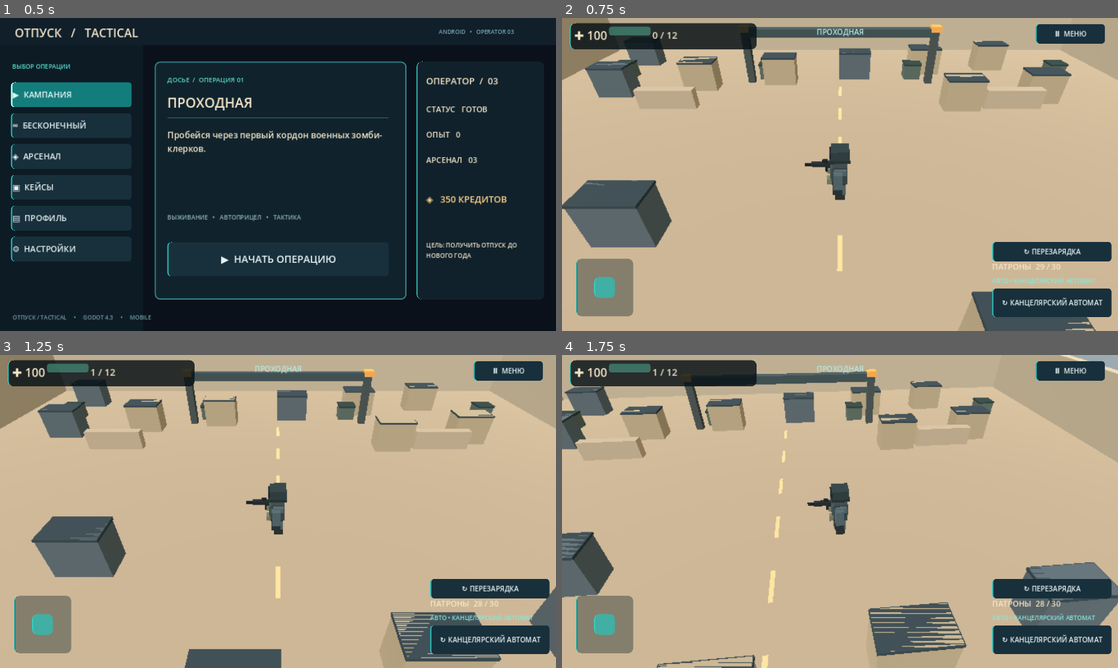
Above: before the commit, frames 1-4 (two rows, left to right).
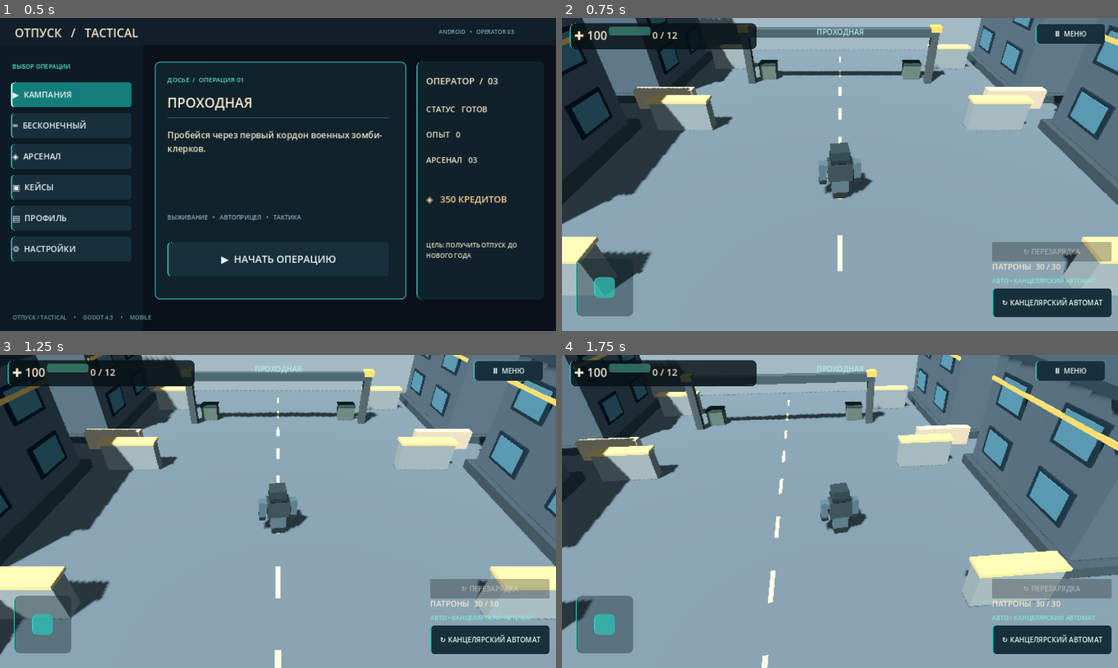
Above: after the commit, the same moments.

Repository: gemini13334-beep/---
Game: Godot game, scene res://scenes/main.tscn
Same seed, same stepped clock (60 frames per second), same inputs: the game is played once before the commit and once after it.
Inputs (mouse positions are in pixels of both pictures, inside the frame that each line leads up to):
- Up to frame 1 (0.5 s): no input
- Up to frame 2 (0.75 s): click "▶ НАЧАТЬ ОПЕРАЦИЮ" at 0.5 s
- Up to frame 3 (1.25 s): no input
- Up to frame 4 (1.75 s): tap Enter at 1.25 s; move the mouse to (962, 495) at 1.27 s; hold D from 1.28 s (still down); click (962, 495) at 1.42 s

Frame 1 is identical in both runs. In frame 2, 94% of the frame differs, in the area x 0-100%, y 0-100%; in frame 3, 94%; in frame 4, 94%.

Commit message:
Begin visual overhaul with structured industrial arena, buildings, windows and shadowed lighting

Diff:
--- a/godot/scripts/main.gd
+++ b/godot/scripts/main.gd
@@ -106,28 +106,42 @@
  var env := WorldEnvironment.new()
  var environment := Environment.new()
  environment.background_mode = Environment.BG_COLOR
- environment.background_color = Color("#9cabb1")
+ environment.background_color = Color("#697e8c")
  environment.ambient_light_source = Environment.AMBIENT_SOURCE_COLOR
- environment.ambient_light_color = Color("#f1e4ce")
- environment.ambient_light_energy = 0.65
+ environment.ambient_light_color = Color("#b9cad1")
+ environment.ambient_light_energy = 0.48
  env.environment = environment
  add_child(env)
  var sun := DirectionalLight3D.new()
  sun.rotation_degrees = Vector3(-55,-35,0)
- sun.light_energy = 1.1
+ sun.light_energy = 1.35
+ sun.shadow_enabled = true
  add_child(sun)
- _box(world_root,"Concrete floor",Vector3(0,-0.2,0),Vector3(40,0.4,42),Color("#ab9b82"),true)
+ _box(world_root,"Concrete floor",Vector3(0,-0.2,0),Vector3(40,0.4,42),Color("#56646c"),true)
  for z in [-20.0,20.0]:
-  _box(world_root,"Outer wall",Vector3(0,2.1,z),Vector3(40,4.2,0.65),Color("#b5aa94"),true)
+  _box(world_root,"Outer wall",Vector3(0,2.1,z),Vector3(40,4.2,0.65),Color("#79858a"),true)
  for x in [-19.7,19.7]:
   _box(world_root,"Outer wall",Vector3(x,2.1,0),Vector3(0.65,4.2,42),Color("#b5aa94"),true)
- for i in range(18):
-  var x: float = float((i*13)%31)-15.0
-  var z: float = float((i*17)%33)-16.0
-  if Vector2(x,z).length() < 5.0:
-   continue
-  _box(world_root,"Filing cabinet %d"%i,Vector3(x,0.9,z),Vector3(2.1,1.8,1.2),Color("#52616a") if i%3==0 else Color("#aa9c80"),true)
-  _box(world_root,"Cabinet trim %d"%i,Vector3(x,1.75,z),Vector3(2.15,0.1,1.25),Color("#303f47"))
+ # Structured industrial courtyard: readable lanes and recognizable buildings.
+ for side in [-1.0,1.0]:
+  var bx:float=side*14.0
+  for row in range(3):
+   var bz:float=-13.0+float(row)*12.0
+   _box(world_root,"Industrial block",Vector3(bx,3.0,bz),Vector3(6.5,6.0,8.2),Color("#465660"),true)
+   _box(world_root,"Roof parapet",Vector3(bx,6.1,bz),Vector3(7.0,0.35,8.6),Color("#293943"))
+   _box(world_root,"Concrete foundation",Vector3(bx,0.24,bz),Vector3(7.2,0.48,9.0),Color("#35434a"))
+   for level in range(2):
+    for col in range(2):
+     var wz:float=bz-2.1+float(col)*4.2
+     _box(world_root,"Window frame",Vector3(bx-side*3.31,2.0+level*2.5,wz),Vector3(0.09,1.45,2.1),Color("#172a34"))
+     _box(world_root,"Window glass",Vector3(bx-side*3.37,2.0+level*2.5,wz),Vector3(0.035,1.16,1.7),Color("#477585"))
+   _box(world_root,"Facade stripe",Vector3(bx-side*3.37,4.8,bz),Vector3(0.07,0.18,8.0),Color("#d3a955"))
+ for i in range(8):
+  var x:float=-8.0+float(i%2)*16.0
+  var z:float=-15.0+float(i/2)*9.5
+  if Vector2(x,z).length()<5.0: continue
+  _box(world_root,"Concrete cover",Vector3(x,0.75,z),Vector3(2.8,1.5,0.65),Color("#7b8586"),true)
+  _box(world_root,"Cover edge",Vector3(x,1.54,z),Vector3(2.95,0.12,0.8),Color("#c5aa70"))
  # Lightweight environmental dressing: checkpoint, lane markings and warning lights.
  for i in range(11):
   var lane_z:float=-17.0+float(i)*3.3
